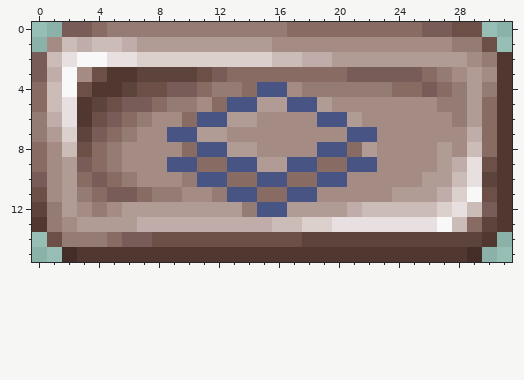
Edited in one commit: pixel-art sprite (bin/data/Resources/Sprites/ufograph/icons_layer.png). Above, as it was before the edit.
The file is 32x16 pixels.
The result:
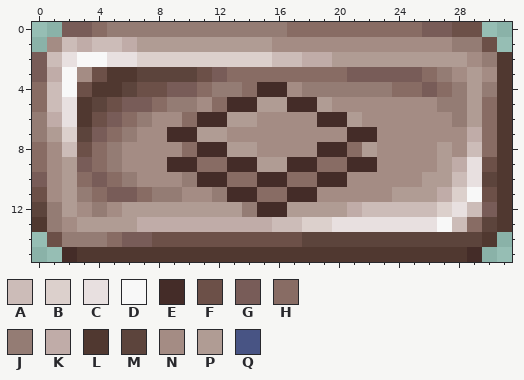
Palette (. is transparent): A #ccbcb8  B #dcd0cc  C #e8e0e0  D #f8f8f8  E #442c28  F #6c5048  G #785c58  H #886c64  J #947c74  K #c0aca8  L #503830  M #5c443c  N #a48c84  P #b09c94  Q #485484
Diff:
Changed rows in their new state; - is an unchanged pixel.
first column x 9:
 4 ------EE------
 5 ----EE--EE----
 6 --EE------EE--
 7 EE----------EE
 8 --EE------EE--
 9 EE--EE--EE--EE
10 --EE--EE--EE--
11 ----EE--EE----
12 ------EE------
